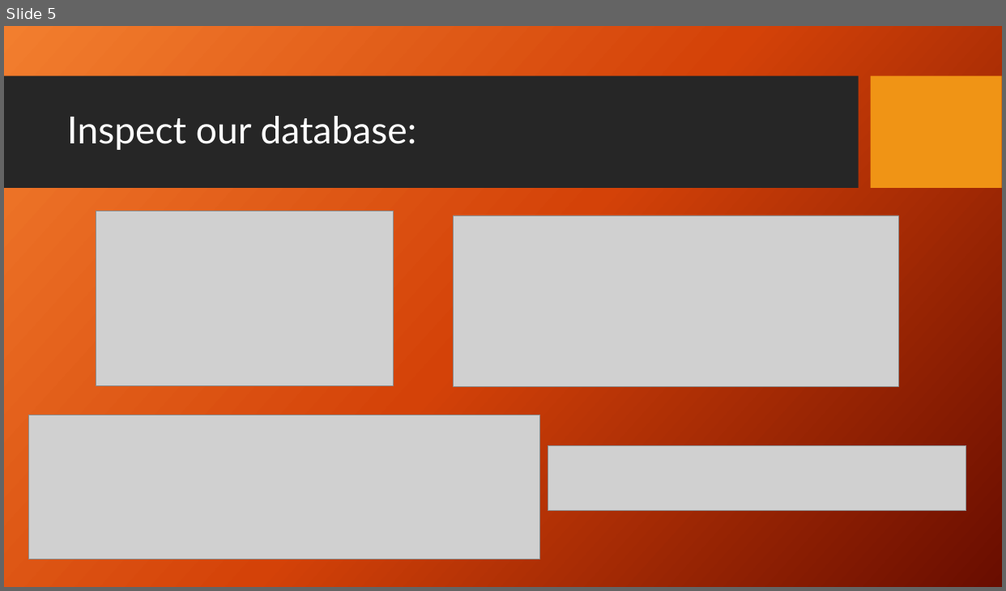
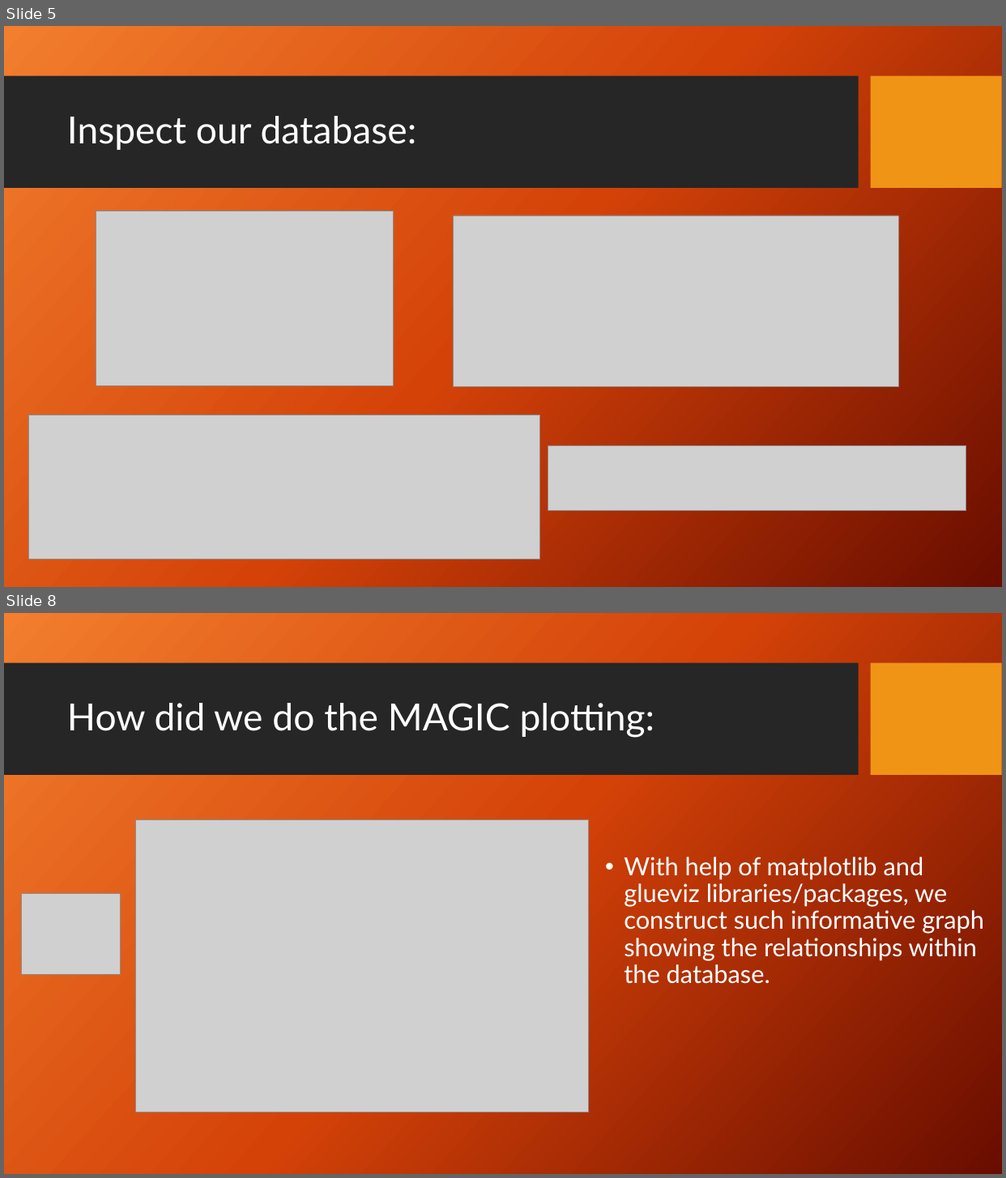
Before and after one commit to ymart1n/ML-Research-Repo, a slide deck: Homework 2/hw2-pre.pptx. Shown one above the other, each under a label of ours: slide 5 before the commit, slides 5 and 8 after it; the slides between them are not shown. The pictures are 1006x591 and 1006x1178 pixels, drawn with LibreOffice and Linux fonts; fonts in the diff are those of the drawing; grey boxes stand for pictures; background and template pictures are left out. Boxes give left, top, right and bottom in pixels: in the first picture for what was removed or moved away, otherwise in the second. Text is boxed around its words. In the diff, an @@ line names an element or a change of style, - is before the commit and + after.

```diff
--- a/Homework 2/hw2-pre.pptx
+++ b/Homework 2/hw2-pre.pptx
@@ slide 8 added at (x1=4, y1=613, x2=1002, y2=1174), background picture (left out); not listed: 2 template elements that a slide beside it also shows @@
@@ title added at (x1=67, y1=703, x2=655, y2=738), 36 pt, text #FFFFFF @@
+How did we do the MAGIC plotting:
@@ picture added at (x1=136, y1=820, x2=589, y2=1112) @@
@@ text added at (x1=624, y1=857, x2=984, y2=984), 24 pt, text #FFFFFF @@
+• With help of matplotlib and glueviz libraries/packages, we construct such informative graph showing the relationships within the database.
@@ picture added at (x1=22, y1=894, x2=120, y2=974) @@
```
Also in this commit, not shown: 3 slides changed, 11 other files.
